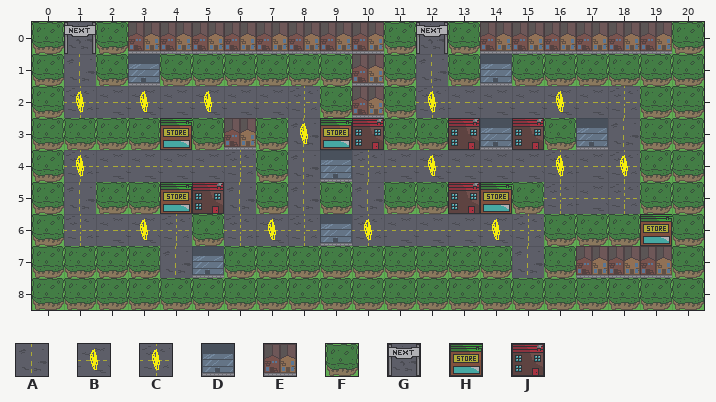
Two versions of a level (Tiled map, static/maps/test_map_5.tmx). Above: the version before the commit.
Cells are 32x32 px. Shown: x 0..20, y 0..8.
Key: from "draw": A 0, B 1, C 2, D 3, E 4, F 5, G 9, H 14, J 15.
_ is an empty cell.
Layers that did not change in this view are not listed.
Layer "Draw Layer" before, first column x 0:
0 FGFEEEEEEEEFGFEEEEEEF
1 FAFDFFFFFFEFAFDFFFFFF
2 FCBBBBBBCFEFCBBBBBCFF
3 FFFFHFEFAHJFFJDJFDAFF
4 FCBBBBCFADCBBBBBCBCFF
5 FAFFHJAFAFAFFJHFCBCFF
6 FCBBCFCBCDCBBBBCFFFHF
7 FFFFADFFFFFFFFFAFEEEF
8 FFFFFFFFFFFFFFFFFFFFF
After:
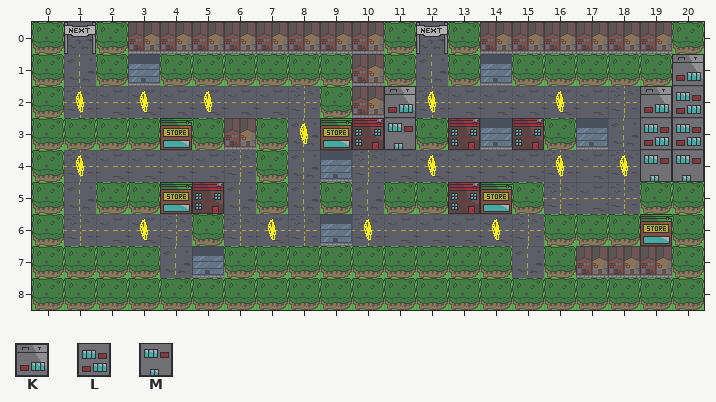
Further tiles: from "draw": K 16, L 17, M 18.
See-through tiles are keyed as they look on the map.
The edit:
Layer "Draw Layer":
The edit turns tile F into tile K in row 1 at x 20; in row 2 at x 11 and 19.
The edit turns tile F into tile L in row 2 at x 20; in row 3 at x 19 to 20.
The edit turns tile F into tile M in row 3 at x 11; in row 4 at x 19 to 20.
Pixel boxes of the changes (left, top, right, bottom) in both pictures:
changed: (640, 54, 704, 182)
changed: (384, 86, 416, 150)
